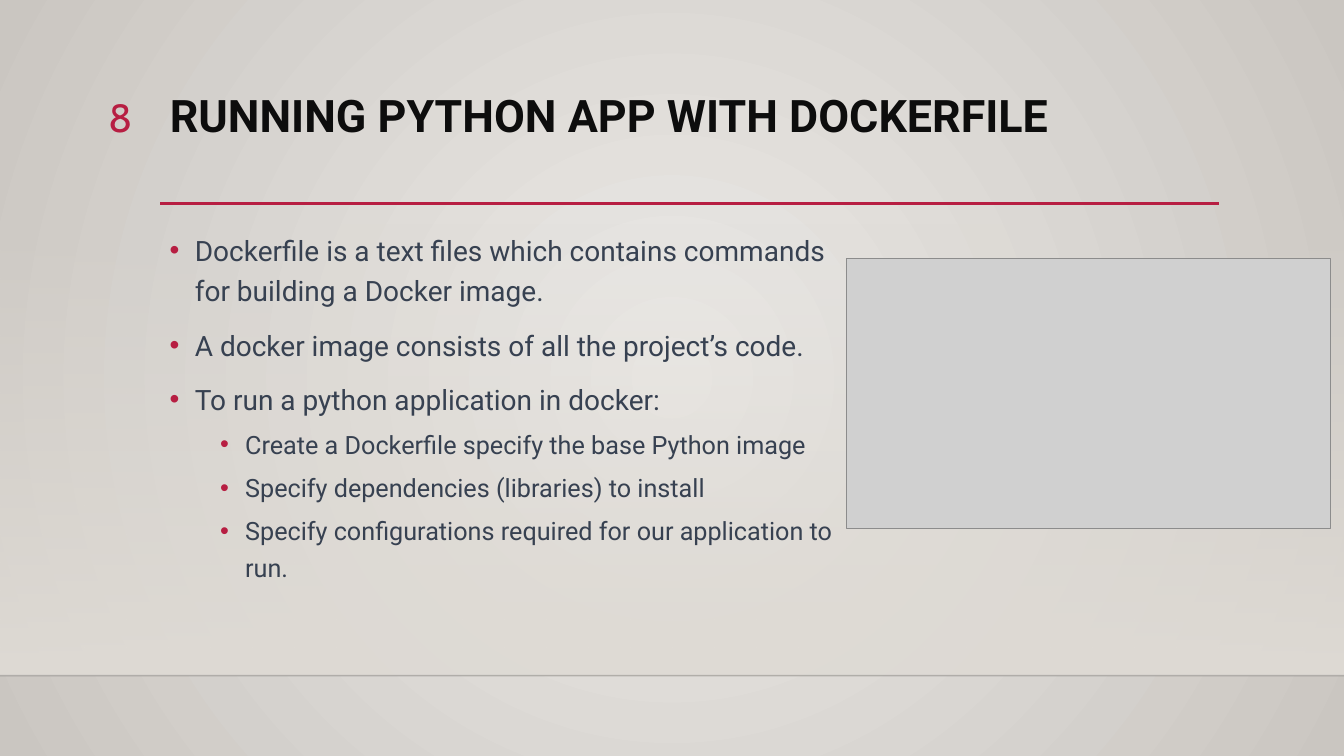
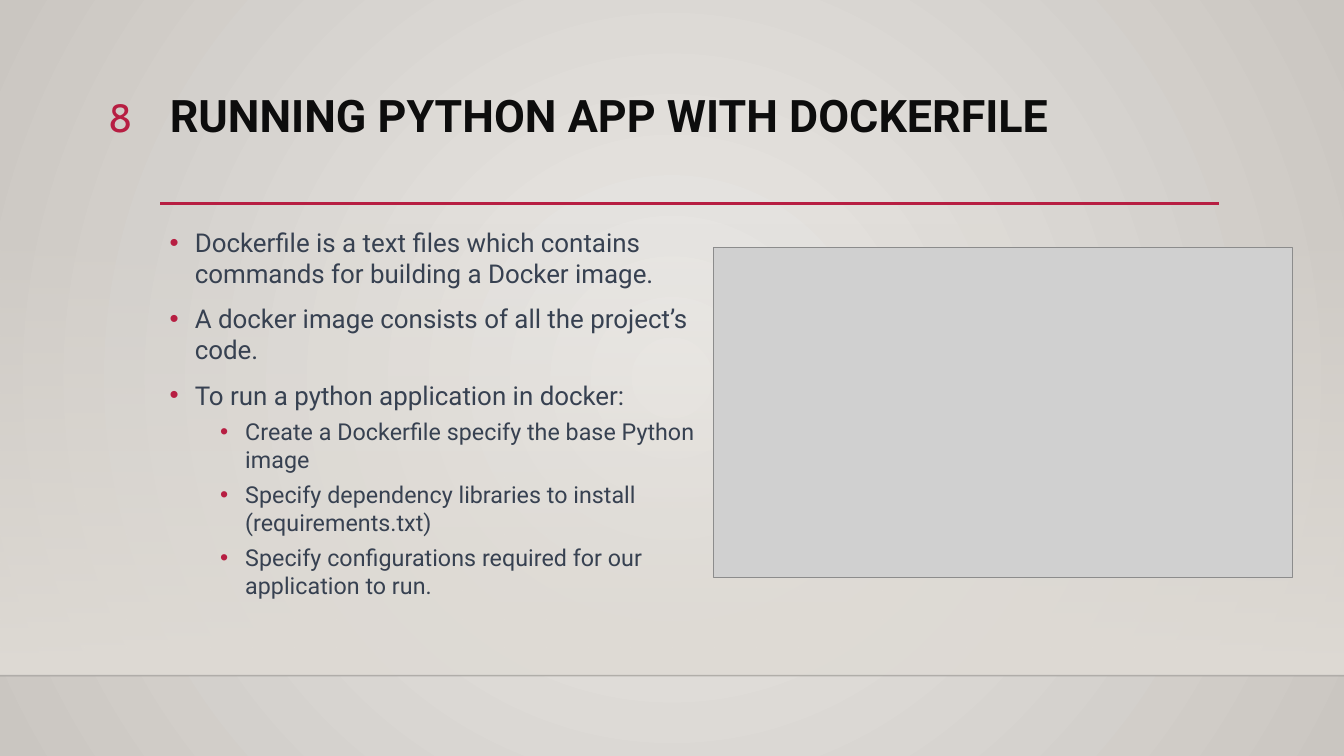
Before and after one commit to ddum-sutd/docker_workshop, a slide deck: slide 8 of Docker_workshop.pptx. Drawn at 1344x756 pixels with LibreOffice and Linux fonts; fonts in the diff are those of the drawing; grey boxes stand for pictures; background and template pictures are left out. Boxes give left, top, right and bottom in pixels: in the first picture for what was removed or moved away, otherwise in the second. Text is boxed around its words. In the diff, an @@ line names an element or a change of style, - is before the commit and + after.

```diff
--- a/Docker_workshop.pptx
+++ b/Docker_workshop.pptx
@@ text at [195,232,695,599]: size 20 to 18.5 pt in "Dockerfile is a text files which contains ...", "A docker image consists of all the ...", "To run a python application in docker:"; size 18 to 16.6 pt in "Create a Dockerfile specify the base Python ...", "Specify configurations required for our application to ..."; line spacing 1.2 to 1 @@
@@ picture: place and size @@
-picture at [847,259,1331,529]
+picture at [714,248,1293,579]
@@ text at [245,485,635,536]: text changed; size 18 to 16.6 pt @@
-  • Specify dependencies (libraries) to install
+  • Specify dependency libraries to install (requirements.txt)
```
Also in this commit, not shown: 10 other slides changed, 4 other files.
